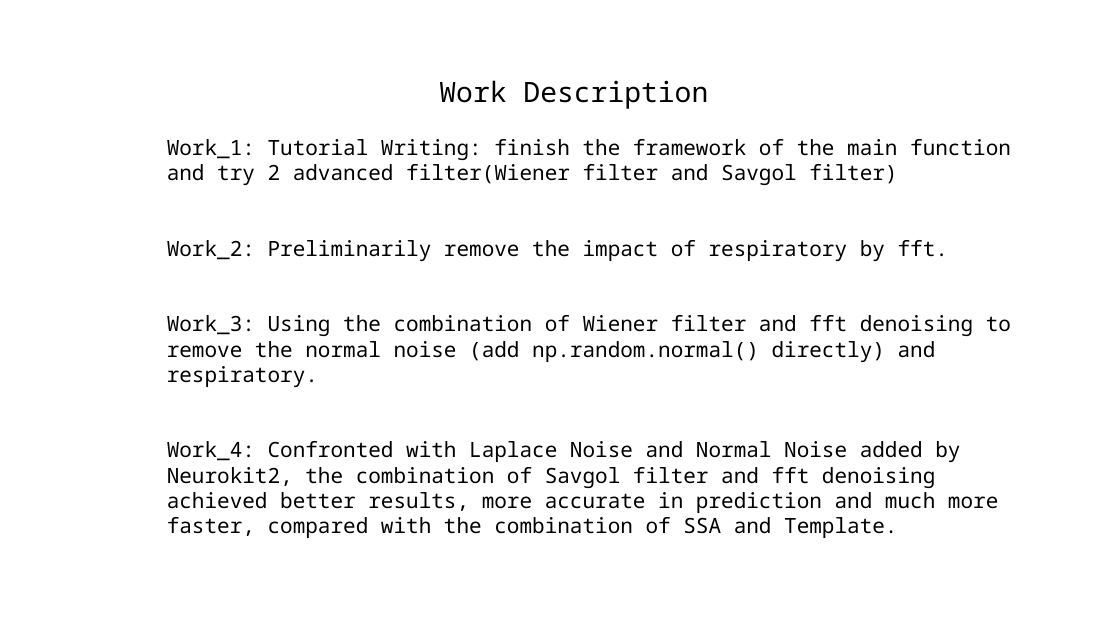
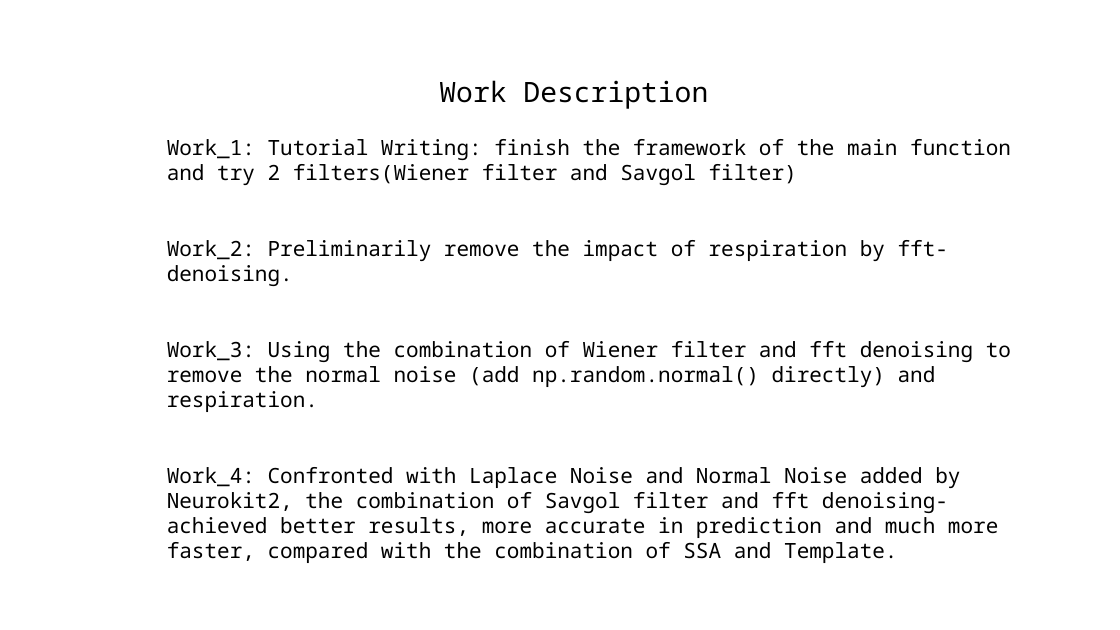
Before and after one commit to A-Big-Tortoise/Presentation, a slide deck: slide 2 of Presentation_911_JiayuChen.pptx. Drawn at 1120x630 pixels with LibreOffice and Linux fonts; fonts in the diff are those of the drawing. Boxes give left, top, right and bottom in pixels: in the first picture for what was removed or moved away, otherwise in the second. Text is boxed around its words. In the diff, an @@ line names an element or a change of style, - is before the commit and + after.

```diff
--- a/Presentation_911_JiayuChen.pptx
+++ b/Presentation_911_JiayuChen.pptx
@@ text at [167, 139, 1011, 563]: text changed @@
-Work_1: Tutorial Writing: finish the framework of the main function and try 2 advanced filter(Wiener filter and Savgol filter)
-Work_2: Preliminarily remove the impact of respiratory by fft.
-Work_3: Using the combination of Wiener filter and fft denoising to remove the normal noise (add np.random.normal() directly) and respiratory.
-Work_4: Confronted with Laplace Noise and Normal Noise added by Neurokit2, the combination of Savgol filter and fft denoising achieved better results, more accurate in prediction and much more faster, compared with the combination of SSA and Template.
+Work_1: Tutorial Writing: finish the framework of the main function and try 2 filters(Wiener filter and Savgol filter)
+Work_2: Preliminarily remove the impact of respiration by fft-denoising.
+Work_3: Using the combination of Wiener filter and fft denoising to remove the normal noise (add np.random.normal() directly) and respiration.
+Work_4: Confronted with Laplace Noise and Normal Noise added by Neurokit2, the combination of Savgol filter and fft denoising-achieved better results, more accurate in prediction and much more faster, compared with the combination of SSA and Template.
```
Also in this commit, not shown: 8 other slides changed, 4 slides added, 3 slides removed.
